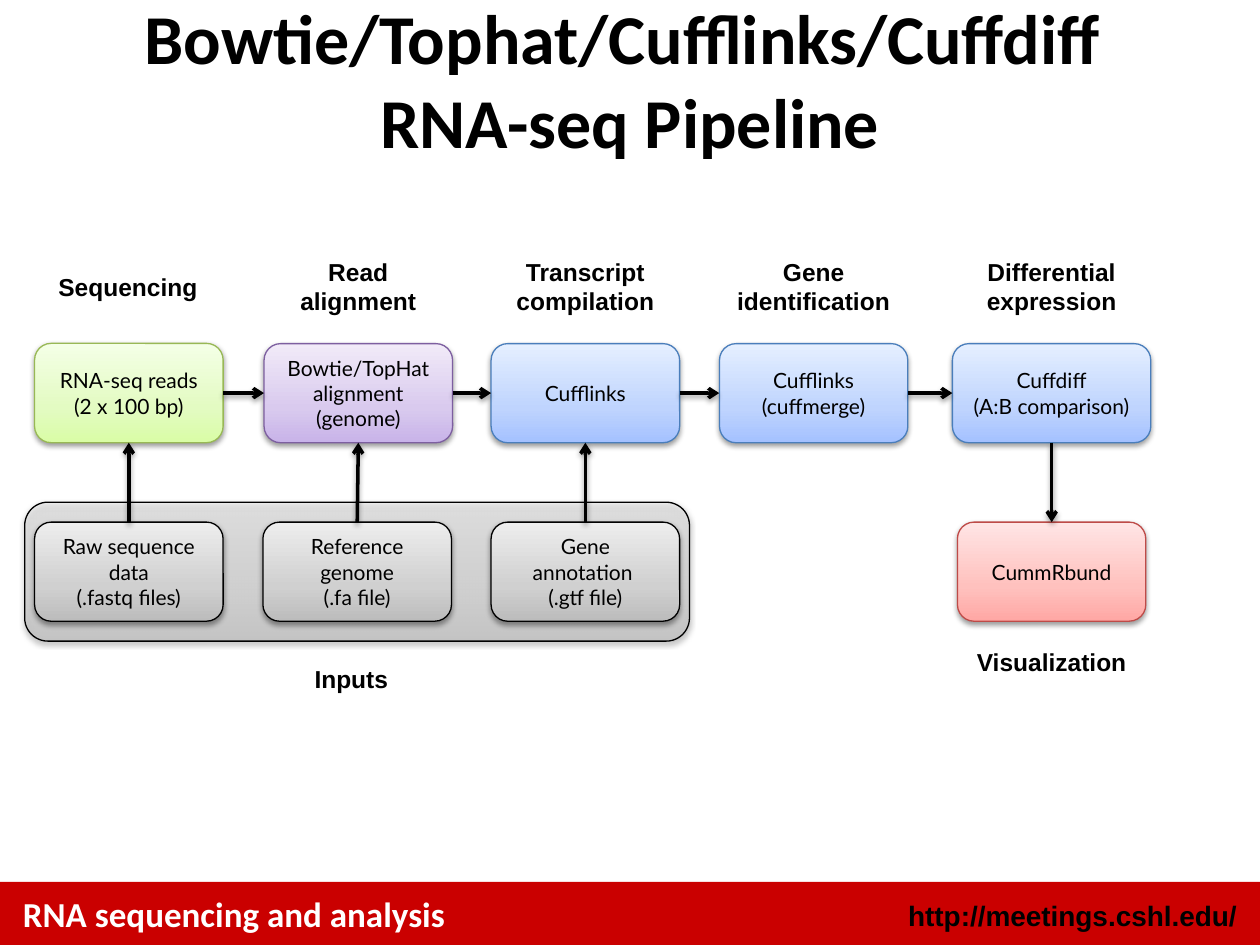
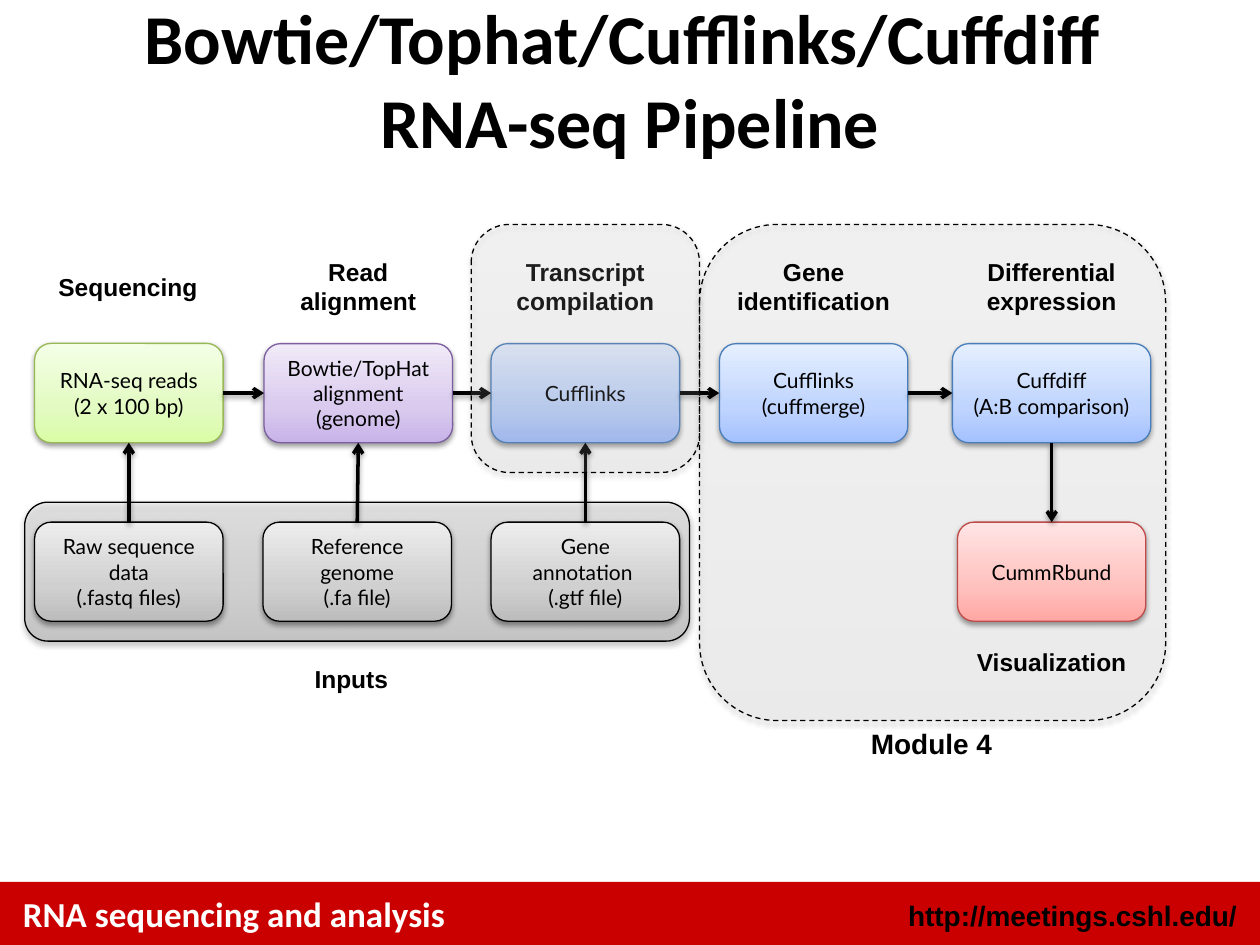
Before and after one commit to griffithlab/rnaseq_tutorial, a slide deck: slide 20 of lectures/cshl/2014/RNASeq_Module4_Lecture.pptx (slide 14 before the commit). Drawn at 1260x945 pixels with LibreOffice and Linux fonts; fonts in the diff are those of the drawing. Boxes give left, top, right and bottom in pixels: in the first picture for what was removed or moved away, otherwise in the second. Text is boxed around its words. In the diff, an @@ line names an element or a change of style, - is before the commit and + after.

Commit message:
harmonize module numbering with wiki numbering

```diff
--- a/lectures/cshl/2014/RNASeq_Module4_Lecture.pptx
+++ b/lectures/cshl/2014/RNASeq_Module4_Lecture.pptx
@@ rounded rectangle added at [471,224,699,472], fill gradient #BDBDBD to #D1D1D1 to #EEEEEE, outline #000000 0.75 pt dashed @@
@@ rounded rectangle added at [699,224,1166,721], fill gradient #BDBDBD to #D1D1D1 to #EEEEEE, outline #000000 0.75 pt dashed @@
@@ text added at [871,733,992,755], 16 pt, text #000000, bold @@
+Module 4
```
Also in this commit, not shown: 2 other slides changed, 15 slides added, 12 slides removed, 17 other files.
